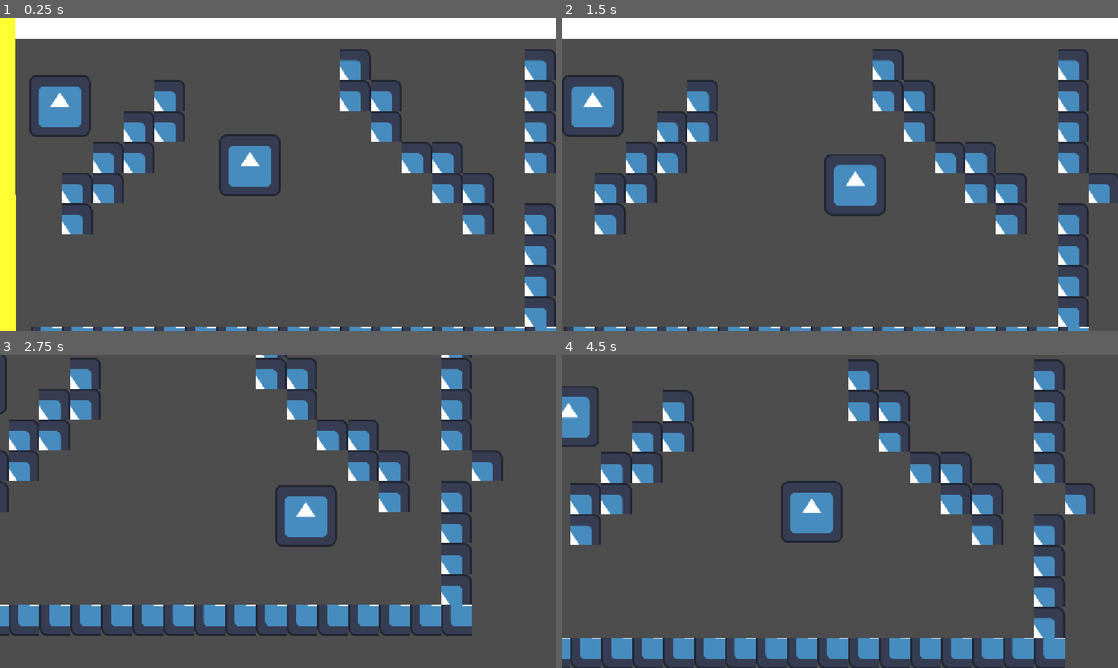
Above: before the commit, frames 1-4 (two rows, left to right).
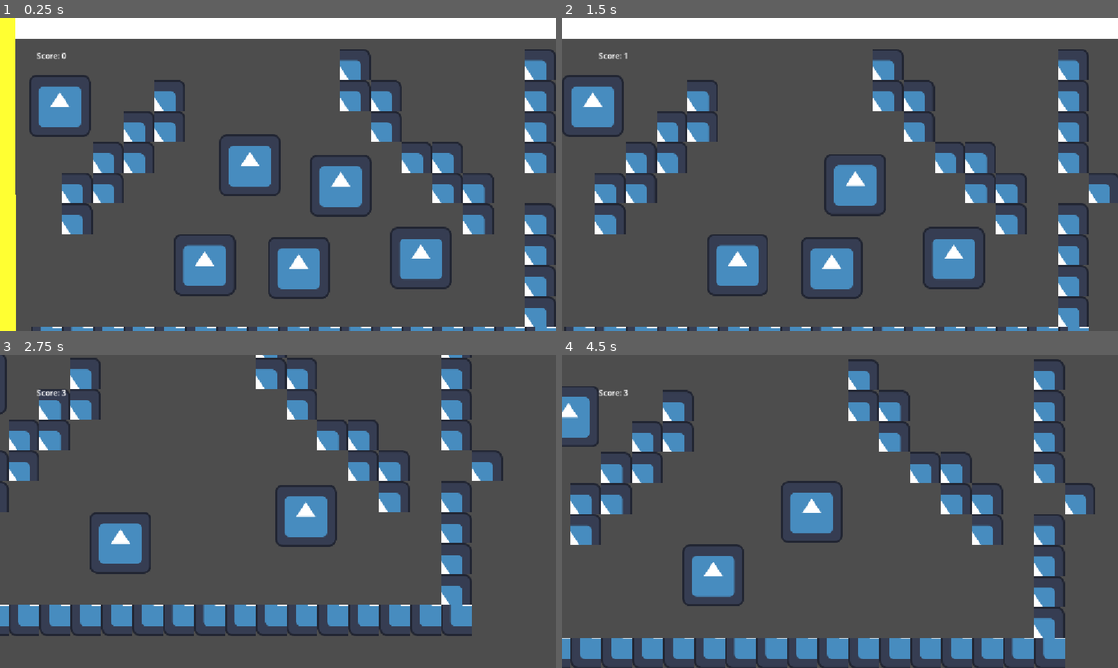
Above: after the commit, the same moments.

Repository: ocsarpo/MyFirstGodot
Game: Godot game, scene res://main.tscn
Two runs of this game, one before a commit and one after it. Both use one fixed random seed, a clock stepped at 60 frames per second and the inputs below. The engine's default icon, where the game draws it, is replaced by a stand-in: a white triangle on a blue panel in a dark square.
Inputs:
- Up to frame 1 (0.25 s): no input
- Up to frame 2 (1.5 s): tap Enter at 0.5 s; hold D (move_right) 0.53-1.28 s; hold S (move_down) from 1.28 s (still down)
- Up to frame 3 (2.75 s): release S (move_down) at 2.03 s; hold D (move_right) from 2.03 s (still down)
- Up to frame 4 (4.5 s): release D (move_right) at 2.78 s; hold W (move_up) 2.78-3.53 s; hold A (move_left) from 3.53 s (still down)

The runs differ from the first frame. In frame 1, 5.2% of the frame differs, in the area x 6-82%, y 11-90%; in frame 2, 3.9%; in frame 3, 1.3%; in frame 4, 1.4%.

Commit message:
learn: add item collection and score signals

Diff:
--- a/gdscript.gd
+++ b/gdscript.gd
@@ -1,8 +1,10 @@
 extends CharacterBody2D
 
 @export var controllable: bool = true
+signal score_changed(new_score: int)
 
 var speed = 200.0
+var score: int = 0
 
 func _ready() -> void:
 	$Camera2D.enabled = controllable
@@ -15,3 +17,8 @@
 		velocity = Vector2.ZERO
 
 	move_and_slide()
+
+func collect_item() -> void:
+	score += 1
+	score_changed.emit(score)
+	#print("current score:", score)
--- /dev/null
+++ b/item.gd
@@ -0,0 +1,17 @@
+extends Area2D
+
+
+# Called when the node enters the scene tree for the first time.
+func _ready() -> void:
+	pass # Replace with function body.
+
+
+# Called every frame. 'delta' is the elapsed time since the previous frame.
+func _process(delta: float) -> void:
+	pass
+
+
+func _on_body_entered(body: Node2D) -> void:
+	if body.is_in_group("player"):
+		body.collect_item()
+		queue_free() # 를 Scene Tree 에서안전하게제거
--- /dev/null
+++ b/item.tscn
@@ -0,0 +1,19 @@
+[gd_scene format=3 uid="uid://ktrnqqxad07t"]
+
+[ext_resource type="Texture2D" uid="uid://c7uqv6yjkf4wj" path="res://icon.svg" id="1_tnite"]
+[ext_resource type="Script" uid="uid://cnj50n2tgqwwr" path="res://item.gd" id="1_ttk8k"]
+
+[sub_resource type="RectangleShape2D" id="RectangleShape2D_qnpof"]
+size = Vector2(123, 123)
+
+[node name="Item" type="Area2D" unique_id=309077911]
+script = ExtResource("1_ttk8k")
+
+[node name="Sprite2D" type="Sprite2D" parent="." unique_id=1612941502]
+texture = ExtResource("1_tnite")
+
+[node name="CollisionShape2D" type="CollisionShape2D" parent="." unique_id=1546983313]
+position = Vector2(1.5, -0.5)
+shape = SubResource("RectangleShape2D_qnpof")
+
+[connection signal="body_entered" from="." to="." method="_on_body_entered"]
--- /dev/null
+++ b/main.gd
@@ -0,0 +1,11 @@
+extends Node2D
+
+
+# Called when the node enters the scene tree for the first time.
+func _ready() -> void:
+	$Player.score_changed.connect(_on_score_changed)
+
+
+# Called every frame. 'delta' is the elapsed time since the previous frame.
+func _on_score_changed(new_score: int) -> void:
+	$CanvasLayer/Label.text = "Score: " + str(new_score)
--- a/main.tscn
+++ b/main.tscn
@@ -1,7 +1,9 @@
 [gd_scene format=4 uid="uid://ck6ettpu2xe5n"]
 
 [ext_resource type="Texture2D" uid="uid://c7uqv6yjkf4wj" path="res://icon.svg" id="1_0xm2m"]
+[ext_resource type="Script" uid="uid://b7qr3ficfvdjr" path="res://main.gd" id="1_1bvp3"]
 [ext_resource type="PackedScene" uid="uid://culk8cf0jj3uc" path="res://player.tscn" id="1_ig7tw"]
+[ext_resource type="PackedScene" uid="uid://ktrnqqxad07t" path="res://item.tscn" id="3_h2yge"]
 
 [sub_resource type="TileSetAtlasSource" id="TileSetAtlasSource_0xm2m"]
 texture = ExtResource("1_0xm2m")
@@ -30,15 +32,16 @@
 size = Vector2(1612, 38)
 
 [node name="Node2D" type="Node2D" unique_id=464281323]
+script = ExtResource("1_1bvp3")
 
 [node name="TileMapLayer" type="TileMapLayer" parent="." unique_id=969090408]
 tile_map_data = PackedByteArray("AAABAAoAAQAAAAEAAAACAAoAAQAAAAEAAAADAAoAAQAAAAEAAAAEAAoAAQAAAAEAAAAFAAoAAQAAAAEAAAAGAA …(608 unchanged characters)…
 tile_set = SubResource("TileSet_1bvp3")
 
-[node name="CharacterBody2D" parent="." unique_id=886652180 instance=ExtResource("1_ig7tw")]
+[node name="Player" parent="." unique_id=886652180 instance=ExtResource("1_ig7tw")]
 position = Vector2(517, 303)
 
-[node name="CharacterBody2D2" parent="." unique_id=1057324342 instance=ExtResource("1_ig7tw")]
+[node name="DummyPlayer" parent="." unique_id=1057324342 instance=ExtResource("1_ig7tw")]
 position = Vector2(123, 180)
 controllable = false
 
@@ -89,3 +92,29 @@
 [node name="CollisionShape2D" type="CollisionShape2D" parent="StaticBody2D4" unique_id=1741191500]
 position = Vector2(60, 155)
 shape = SubResource("RectangleShape2D_2tu2c")
+
+[node name="Item" parent="." unique_id=309077911 instance=ExtResource("3_h2yge")]
+position = Vector2(424, 511)
+
+[node name="Item2" parent="." unique_id=920101474 instance=ExtResource("3_h2yge")]
+position = Vector2(619, 517)
+
+[node name="Item3" parent="." unique_id=593941264 instance=ExtResource("3_h2yge")]
+position = Vector2(872, 497)
+
+[node name="CanvasLayer" type="CanvasLayer" parent="." unique_id=953105424]
+
+[node name="Label" type="Label" parent="CanvasLayer" unique_id=793426347]
+anchors_preset = -1
+anchor_left = 0.09200001
+anchor_top = 0.120000005
+anchor_right = 0.09200001
+anchor_bottom = 0.120000005
+offset_left = -29.984009
+offset_top = -11.760002
+offset_right = 31.015991
+offset_bottom = 11.239998
+text = "Score: 0"
+
+[node name="Item4" parent="." unique_id=740249182 instance=ExtResource("3_h2yge")]
+position = Vector2(706, 347)
--- a/player.tscn
+++ b/player.tscn
@@ -6,7 +6,7 @@
 [sub_resource type="RectangleShape2D" id="RectangleShape2D_qnpof"]
 size = Vector2(111, 116)
 
-[node name="CharacterBody2D" type="CharacterBody2D" unique_id=886652180]
+[node name="CharacterBody2D" type="CharacterBody2D" unique_id=886652180 groups=["player"]]
 motion_mode = 1
 script = ExtResource("1_onrkg")
 
Not shown, added: item.gd.uid
Not shown, added: main.gd.uid
Not shown, changed: README.md
Not shown, added: devlog/2026-10-08.md
Not shown, changed: docs/05-scene-and-instance.md
Not shown, added: docs/10-area2d-and-signals.md
Not shown, added: docs/11-basic-ui.md
